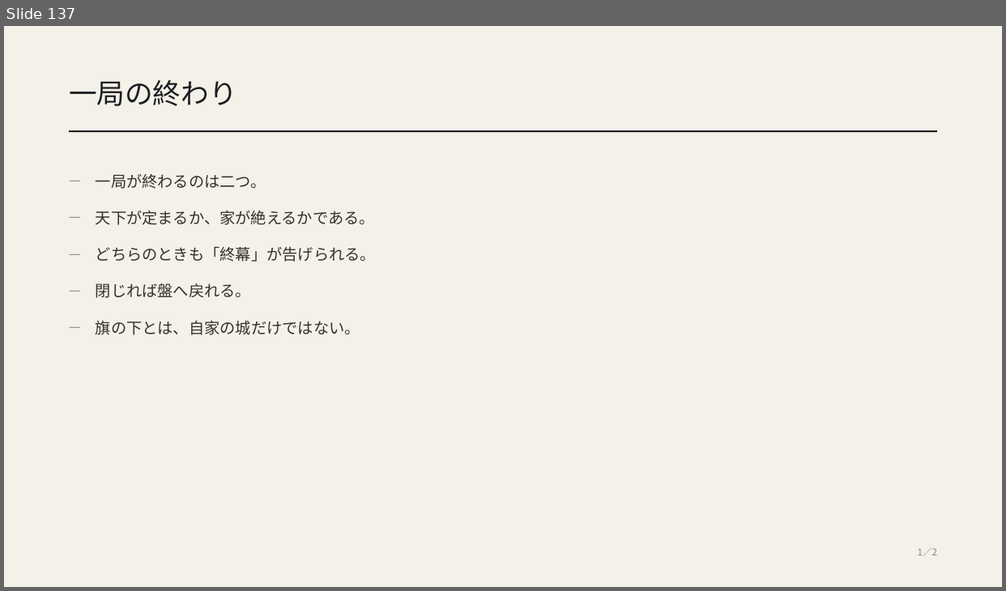
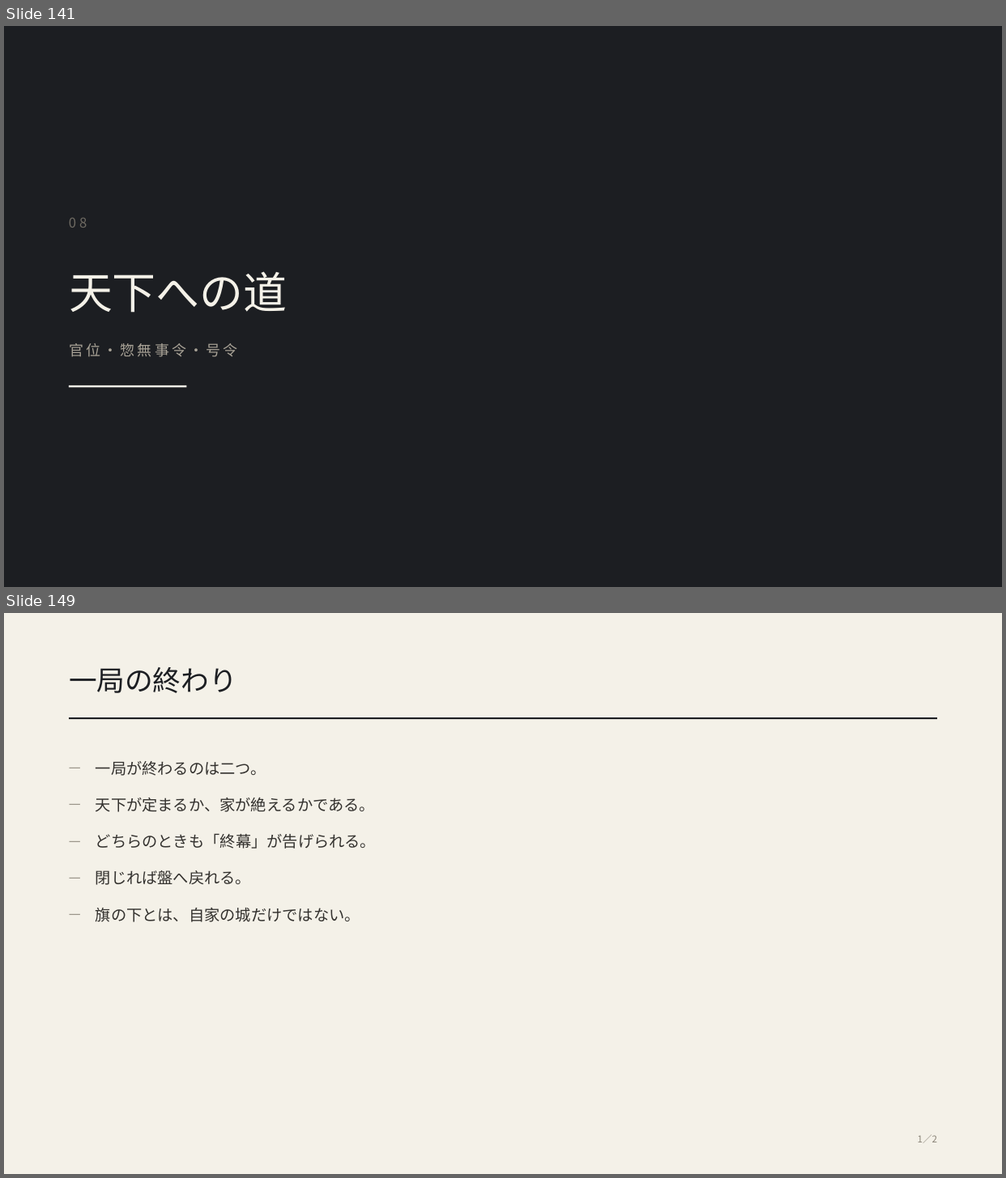
Before and after one commit to Jun19830408/SengokuProject, a slide deck: dist/センゴク盤_紹介資料.pptx. Shown one above the other, each under a label of ours: slide 137 before the commit, slides 141 and 149 after it; the slides between them are not shown. The pictures are 1006x591 and 1006x1178 pixels, drawn with LibreOffice and Linux fonts; fonts in the diff are those of the drawing. Boxes give left, top, right and bottom in pixels: in the first picture for what was removed or moved away, otherwise in the second. Text is boxed around its words. In the diff, an @@ line names an element or a change of style, - is before the commit and + after.

```diff
--- a/dist/センゴク盤_紹介資料.pptx
+++ b/dist/センゴク盤_紹介資料.pptx
@@ slide 141 added at bbox=[4, 26, 1002, 587], background #1C1E22 @@
@@ text added at bbox=[69, 218, 87, 228], 13 pt, text #6E6A62 @@
+08
@@ text added at bbox=[69, 271, 288, 313], 42 pt, text #F4F1E8 @@
+天下への道
@@ text added at bbox=[69, 344, 238, 357], 14 pt, text #A8A296 @@
+官位・惣無事令・号令
@@ rectangle added at bbox=[69, 386, 187, 387], fill #F4F1E8 @@
@@ what was slide 137 is now slide 149 @@
```
Also in this commit, not shown: 5 slides changed, 11 other slides added, 12 other files.
